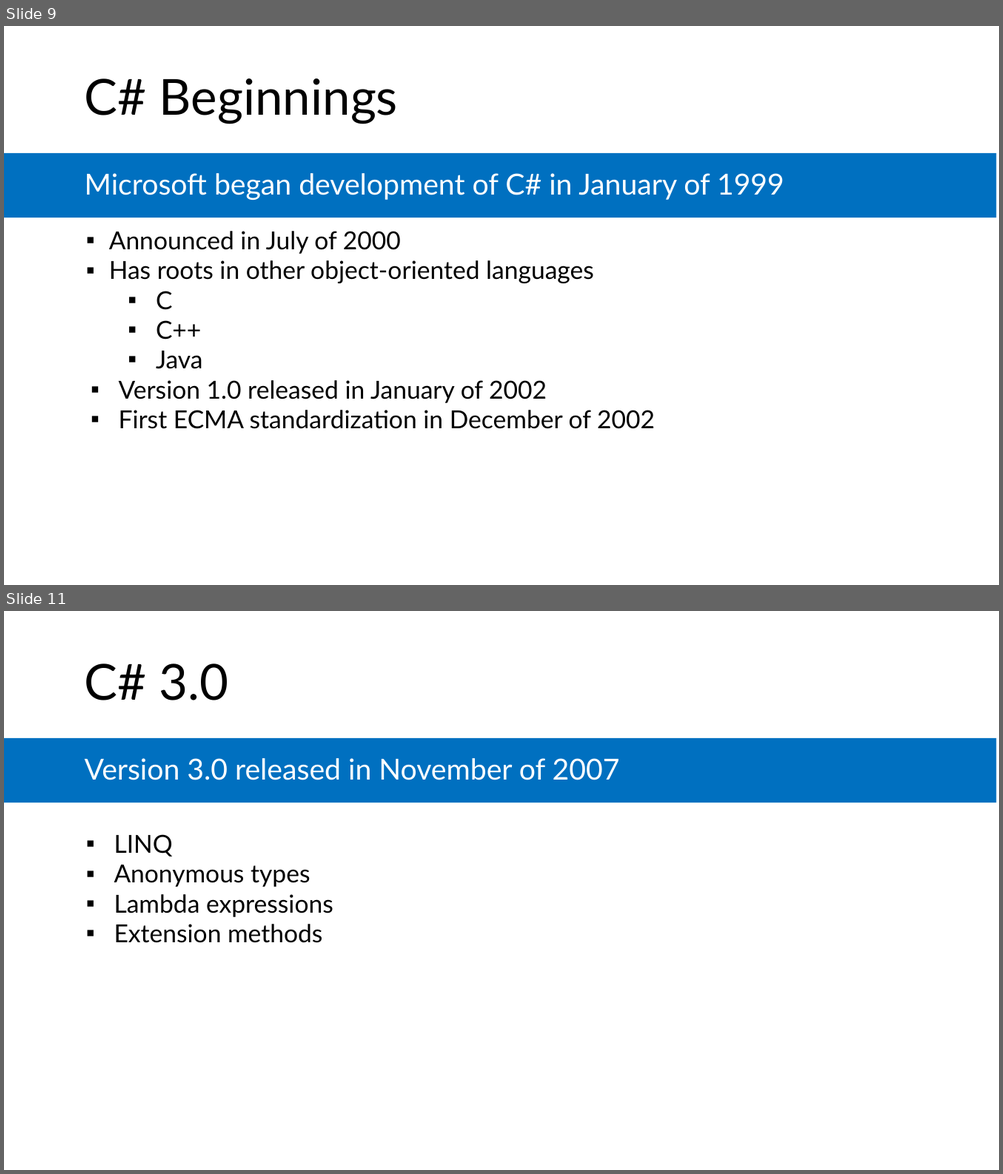
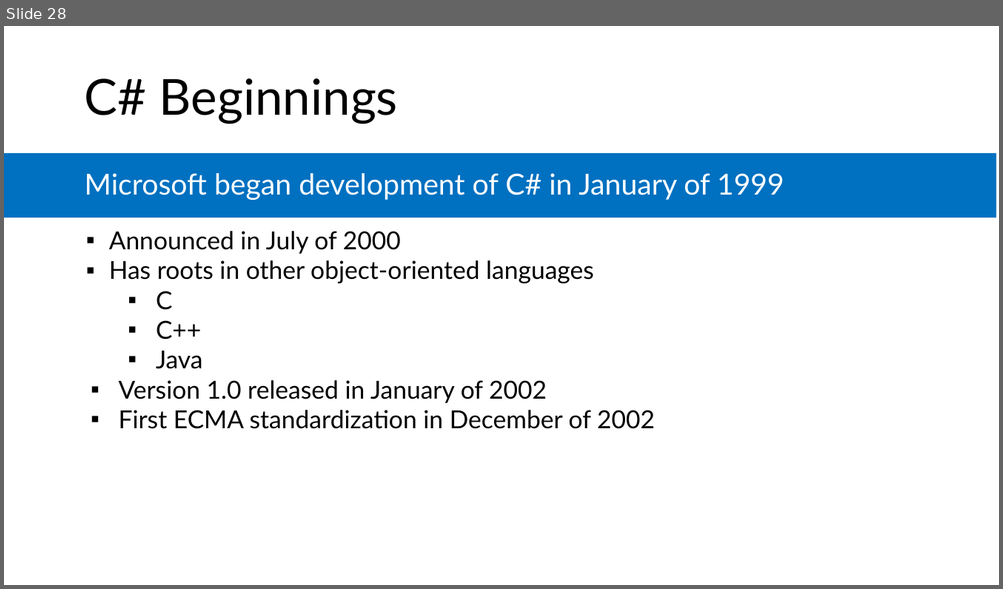
Before and after one commit to microsoft/AcademicContent, a slide deck: Complimentary Course Content/Module3/Lessons/Module3_Lesson03 C# Fundamentals.pptx. Shown one above the other, each under a label of ours: slides 9 and 11 before the commit, slide 28 after it; the slides between them are not shown. The pictures are 1003x1174 and 1003x589 pixels, drawn with LibreOffice and Linux fonts; fonts in the diff are those of the drawing. Boxes give left, top, right and bottom in pixels: in the first picture for what was removed or moved away, otherwise in the second. Text is boxed around its words. In the diff, an @@ line names an element or a change of style, - is before the commit and + after.

```diff
--- a/Complimentary Course Content/Module3/Lessons/Module3_Lesson03 C# Fundamentals.pptx
+++ b/Complimentary Course Content/Module3/Lessons/Module3_Lesson03 C# Fundamentals.pptx
@@ slide 11 removed at [4, 611, 999, 1170], background #FFFFFF @@
@@ title removed at [85, 664, 229, 701] @@
-C# 3.0
@@ rectangle removed at [4, 738, 996, 803] @@
@@ text removed at [85, 758, 620, 780] @@
-Version 3.0 released in November of 2007
@@ text removed at [114, 834, 333, 943] @@
-▪ LINQ
-▪ Anonymous types
-▪ Lambda expressions
-▪ Extension methods
@@ what was slide 9 is now slide 28 @@
```
Also in this commit, not shown: 3 slides changed, 2 other slides removed, 9 other files.
